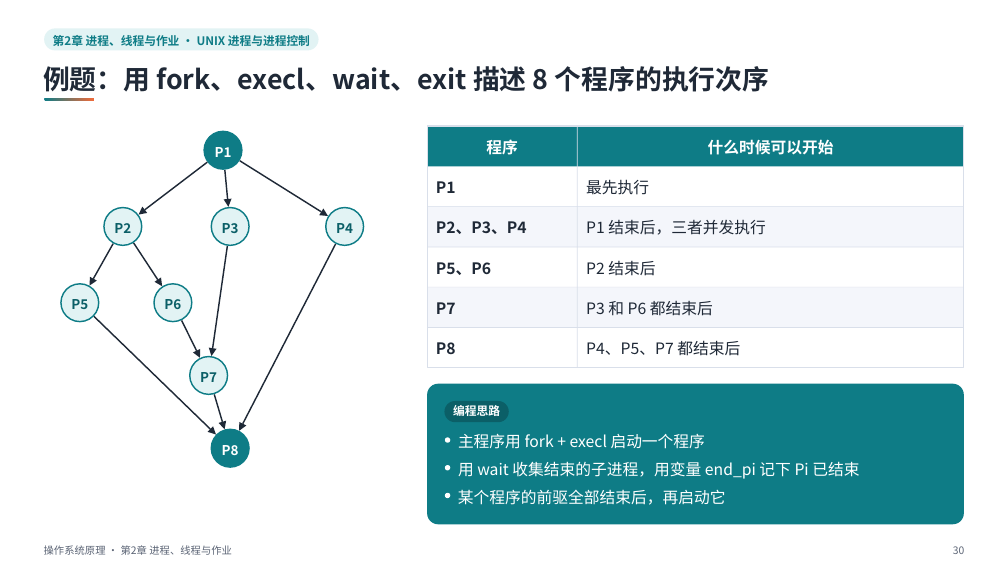
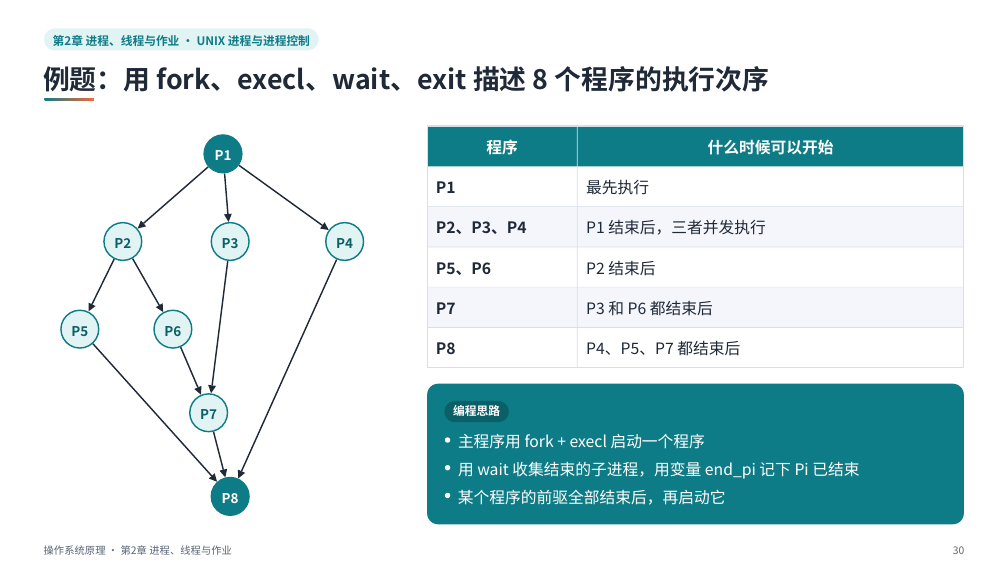
Before and after one commit to sweetcornna/JLU-remake, a slide deck: slide 30 of 大二下/操作系统原理/重制版PPT/第2章 进程、线程与作业（重制版）.pptx. Drawn at 1008x567 pixels with LibreOffice and Linux fonts; fonts in the diff are those of the drawing. Boxes give left, top, right and bottom in pixels: in the first picture for what was removed or moved away, otherwise in the second. Text is boxed around its words. In the diff, an @@ line names an element or a change of style, - is before the commit and + after.

```diff
--- a/大二下/操作系统原理/重制版PPT/第2章 进程、线程与作业（重制版）.pptx
+++ b/大二下/操作系统原理/重制版PPT/第2章 进程、线程与作业（重制版）.pptx
@@ ellipse: place and size @@
-ellipse at <box>204,132,242,169</box>
+ellipse at <box>204,135,242,173</box>
@@ freeform shape: place and size @@
-freeform shape at <box>144,162,207,209</box>
+freeform shape at <box>144,167,209,224</box>
@@ freeform shape: place and size @@
-freeform shape at <box>225,170,228,200</box>
+freeform shape at <box>225,173,228,214</box>
@@ freeform shape: place and size @@
-freeform shape at <box>240,161,321,212</box>
+freeform shape at <box>239,166,322,225</box>
@@ 3 texts, 3 ellipses, 3 freeform shapes: place and size @@
-3 texts, 3 ellipses, 3 freeform shapes at <box>104,199,364,246</box>
+3 texts, 3 ellipses, 3 freeform shapes at <box>104,214,364,260</box>
@@ freeform shape: place and size @@
-freeform shape at <box>94,243,113,278</box>
+freeform shape at <box>92,259,114,305</box>
@@ freeform shape: place and size @@
-freeform shape at <box>134,243,158,280</box>
+freeform shape at <box>132,259,159,306</box>
@@ freeform shape: place and size @@
-freeform shape at <box>212,246,227,348</box>
+freeform shape at <box>212,261,228,385</box>
@@ freeform shape: place and size @@
-freeform shape at <box>243,244,336,424</box>
+freeform shape at <box>241,259,337,471</box>
@@ 2 texts, 2 ellipses, 2 freeform shapes: place and size @@
-2 texts, 2 ellipses, 2 freeform shapes at <box>61,277,192,321</box>
+2 texts, 2 ellipses, 2 freeform shapes at <box>61,302,192,348</box>
@@ freeform shape: place and size @@
-freeform shape at <box>94,317,210,430</box>
+freeform shape at <box>93,344,212,476</box>
@@ freeform shape: place and size @@
-freeform shape at <box>181,321,197,351</box>
+freeform shape at <box>181,347,198,387</box>
@@ 2 freeform shapes, 1 text, 1 ellipse: place and size @@
-2 freeform shapes, 1 text, 1 ellipse at <box>190,348,228,395</box>
+2 freeform shapes, 1 text, 1 ellipse at <box>190,385,228,432</box>
@@ freeform shape: place and size @@
-freeform shape at <box>214,395,222,422</box>
+freeform shape at <box>214,432,224,470</box>
@@ freeform shape: place and size @@
-freeform shape at <box>208,426,216,435</box>
+freeform shape at <box>209,473,217,482</box>
@@ 2 freeform shapes, 1 text, 1 ellipse: place and size @@
-2 freeform shapes, 1 text, 1 ellipse at <box>211,420,249,467</box>
+2 freeform shapes, 1 text, 1 ellipse at <box>211,469,249,516</box>
```
Also in this commit, not shown: 23 other slides changed, 11 other files.
